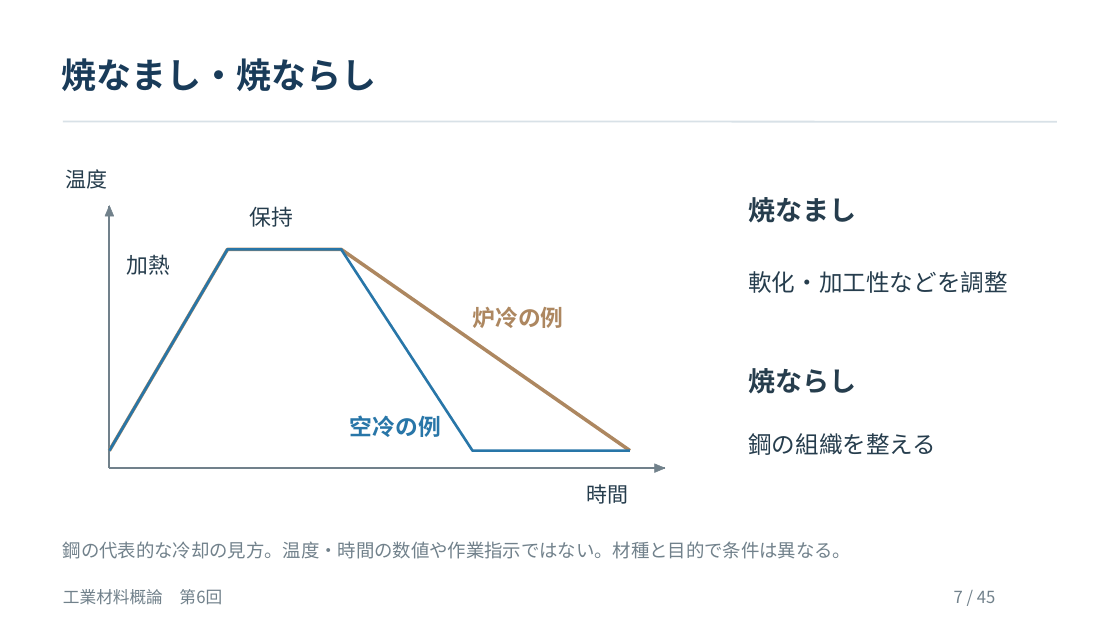
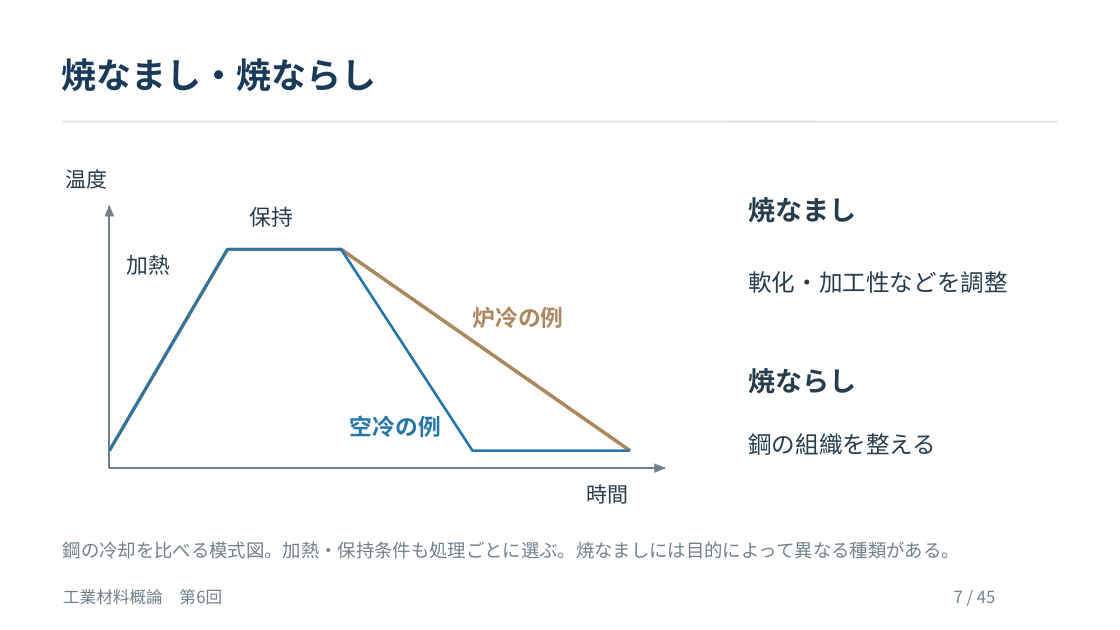
Before and after one commit to zooc-14calbp/industrial-materials-course, a slide deck: slide 7 of 学生用/第06回/06_授業スライド.pptx. Drawn at 1120x630 pixels with LibreOffice and Linux fonts; fonts in the diff are those of the drawing. Boxes give left, top, right and bottom in pixels: in the first picture for what was removed or moved away, otherwise in the second. Text is boxed around its words. In the diff, an @@ line names an element or a change of style, - is before the commit and + after.

Commit message:
第6回の熱処理・切断面の説明と音声動画を改訂

```diff
--- a/学生用/第06回/06_授業スライド.pptx
+++ b/学生用/第06回/06_授業スライド.pptx
@@ text at [63, 541, 960, 559]: text changed @@
-鋼の代表的な冷却の見方。温度・時間の数値や作業指示ではない。材種と目的で条件は異なる。
+鋼の冷却を比べる模式図。加熱・保持条件も処理ごとに選ぶ。焼なましには目的によって異なる種類がある。
```
Also in this commit, not shown: 2 other slides changed, 8 other files.
